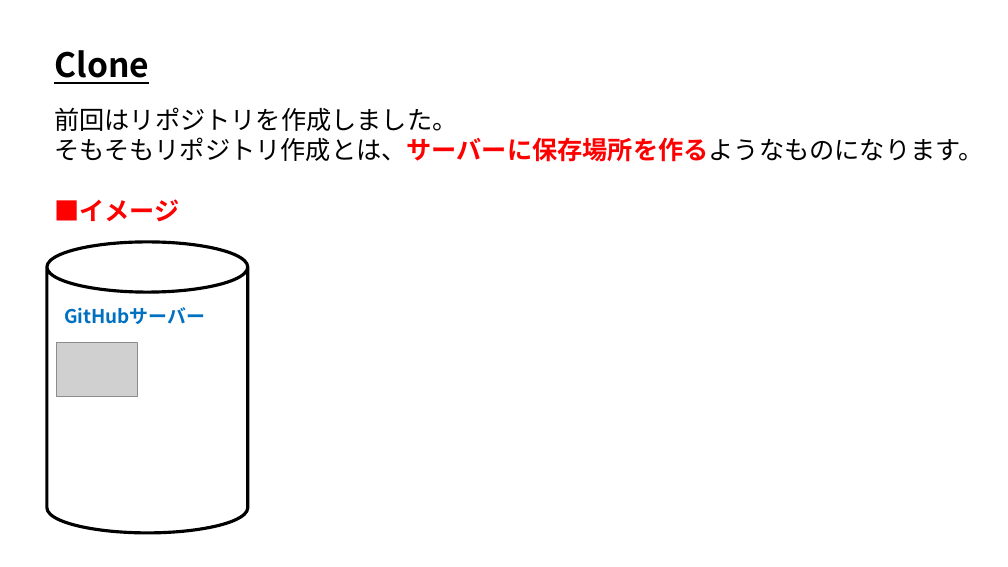
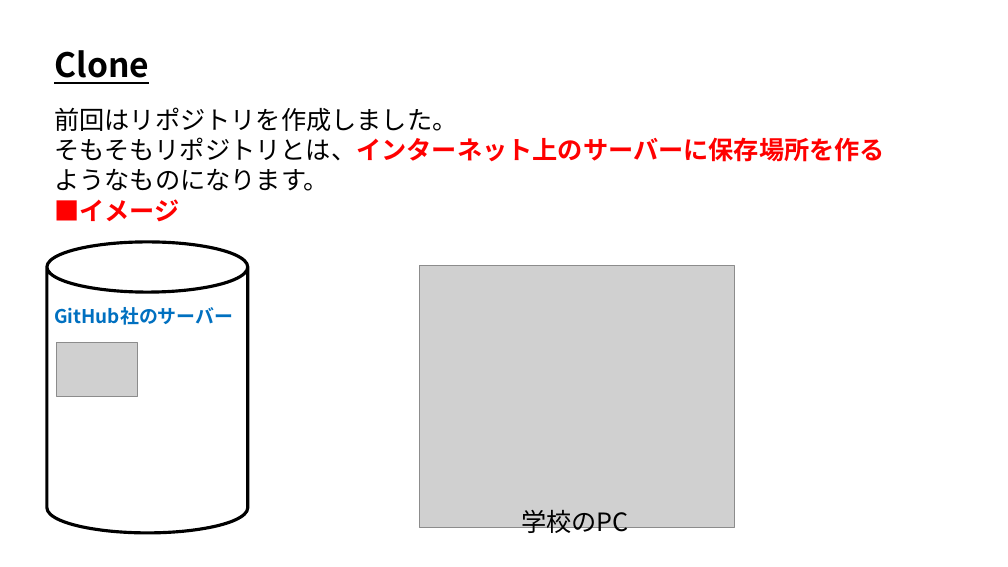
Before and after one commit to ArakiYusuke-Ohara/Textbook, a slide deck: slide 1 of ゲーム科1年/01_後期/ゲーム制作実習Ⅰ/バージョン管理/03_Clone.pptx. Drawn at 1008x567 pixels with LibreOffice and Linux fonts; fonts in the diff are those of the drawing; grey boxes stand for pictures. Boxes give left, top, right and bottom in pixels: in the first picture for what was removed or moved away, otherwise in the second. Text is boxed around its words. In the diff, an @@ line names an element or a change of style, - is before the commit and + after.

Commit message:
Githubバージョン管理作成

```diff
--- a/ゲーム科1年/01_後期/ゲーム制作実習Ⅰ/バージョン管理/03_Clone.pptx
+++ b/ゲーム科1年/01_後期/ゲーム制作実習Ⅰ/バージョン管理/03_Clone.pptx
@@ text at <box>54,137,885,191</box>: text changed @@
-そもそもリポジトリ作成とは、サーバーに保存場所を作るようなものになります。
+そもそもリポジトリとは、インターネット上のサーバーに保存場所を作る
+ようなものになります。
@@ picture added at <box>420,265,735,528</box> @@
@@ text at <box>54,307,233,325</box>: text changed @@
-GitHubサーバー
+GitHub社のサーバー
@@ text added at <box>521,510,629,539</box>, 24 pt, text #000000 @@
+学校のPC
```
Also in this commit, not shown: 2 other slides changed, 53 other files.
